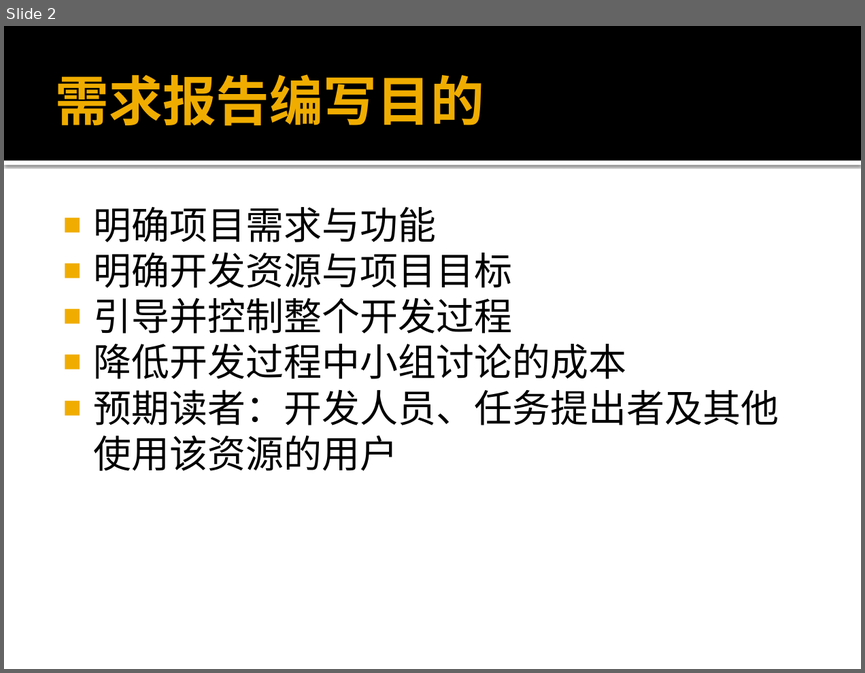
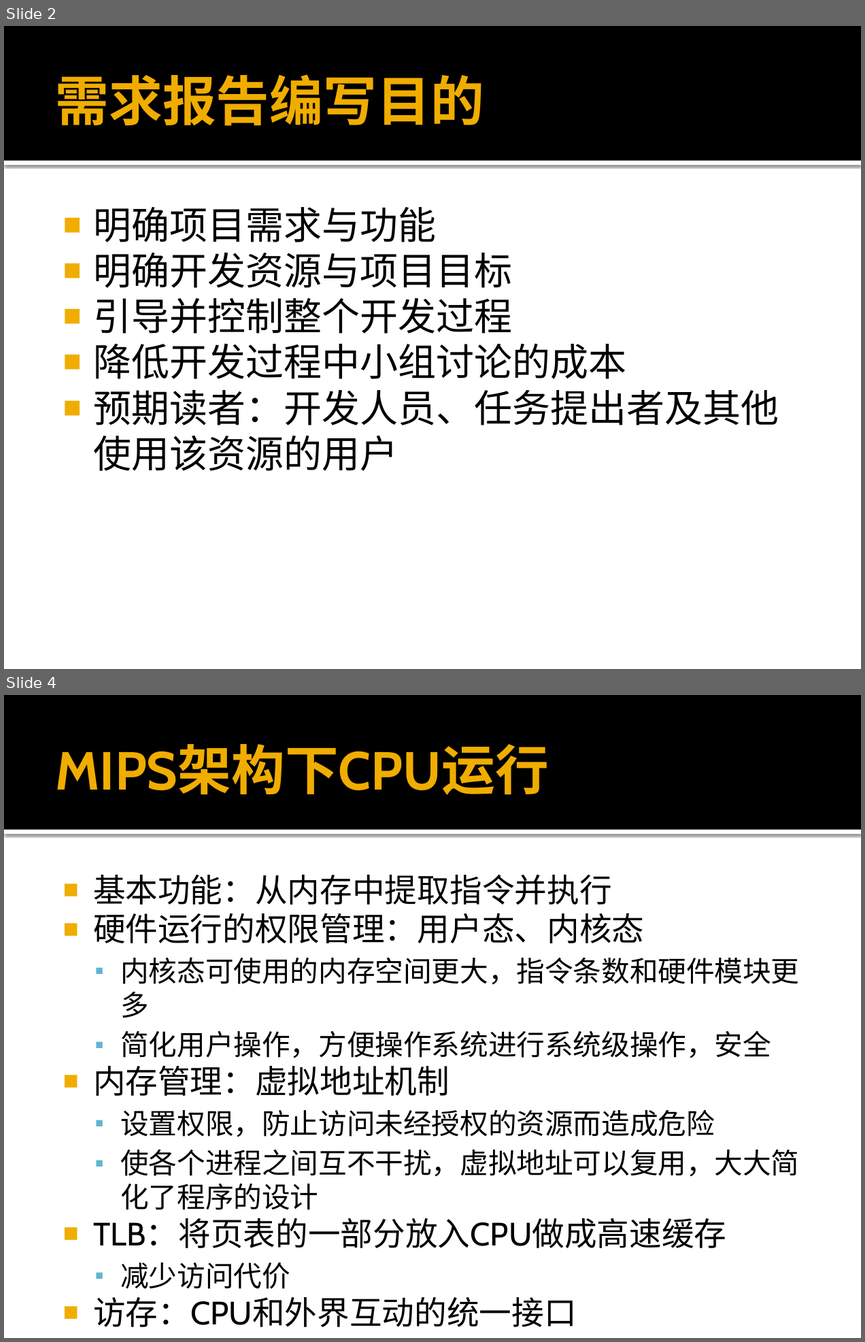
Before and after one commit to xwj95/Atom, a slide deck: report/requirement/32位MIPS综合实验项目需求分析.pptx. Shown one above the other, each under a label of ours: slide 2 before the commit, slides 2 and 4 after it; the slides between them are not shown. The pictures are 865x673 and 865x1342 pixels, drawn with LibreOffice and Linux fonts; fonts in the diff are those of the drawing. Boxes give left, top, right and bottom in pixels: in the first picture for what was removed or moved away, otherwise in the second. Text is boxed around its words. In the diff, an @@ line names an element or a change of style, - is before the commit and + after.

```diff
--- a/report/requirement/32位MIPS综合实验项目需求分析.pptx
+++ b/report/requirement/32位MIPS综合实验项目需求分析.pptx
@@ slide 4 added at (4,695,861,1338), background #FFFFFF; not listed: 2 template elements that a slide beside it also shows @@
@@ title added at (56,744,549,795), 45 pt, text #F0AD00, bold @@
+MIPS架构下CPU运行
@@ text added at (93,875,799,1289), 23.8 pt, text #000000 @@
+■ 基本功能：从内存中提取指令并执行
+■ 硬件运行的权限管理：用户态、内核态
+  ▪ 内核态可使用的内存空间更大，指令条数和硬件模块更多
+  ▪ 简化用户操作，方便操作系统进行系统级操作，安全
+■ 内存管理：虚拟地址机制
+  ▪ 设置权限，防止访问未经授权的资源而造成危险
+  ▪ 使各个进程之间互不干扰，虚拟地址可以复用，大大简化了程序的设计
+■ TLB：将页表的一部分放入CPU做成高速缓存
+  ▪ 减少访问代价
+■ 访存：CPU和外界互动的统一接口
```
Also in this commit, not shown: 21 slides changed, 21 other slides added, 1 slide removed.
